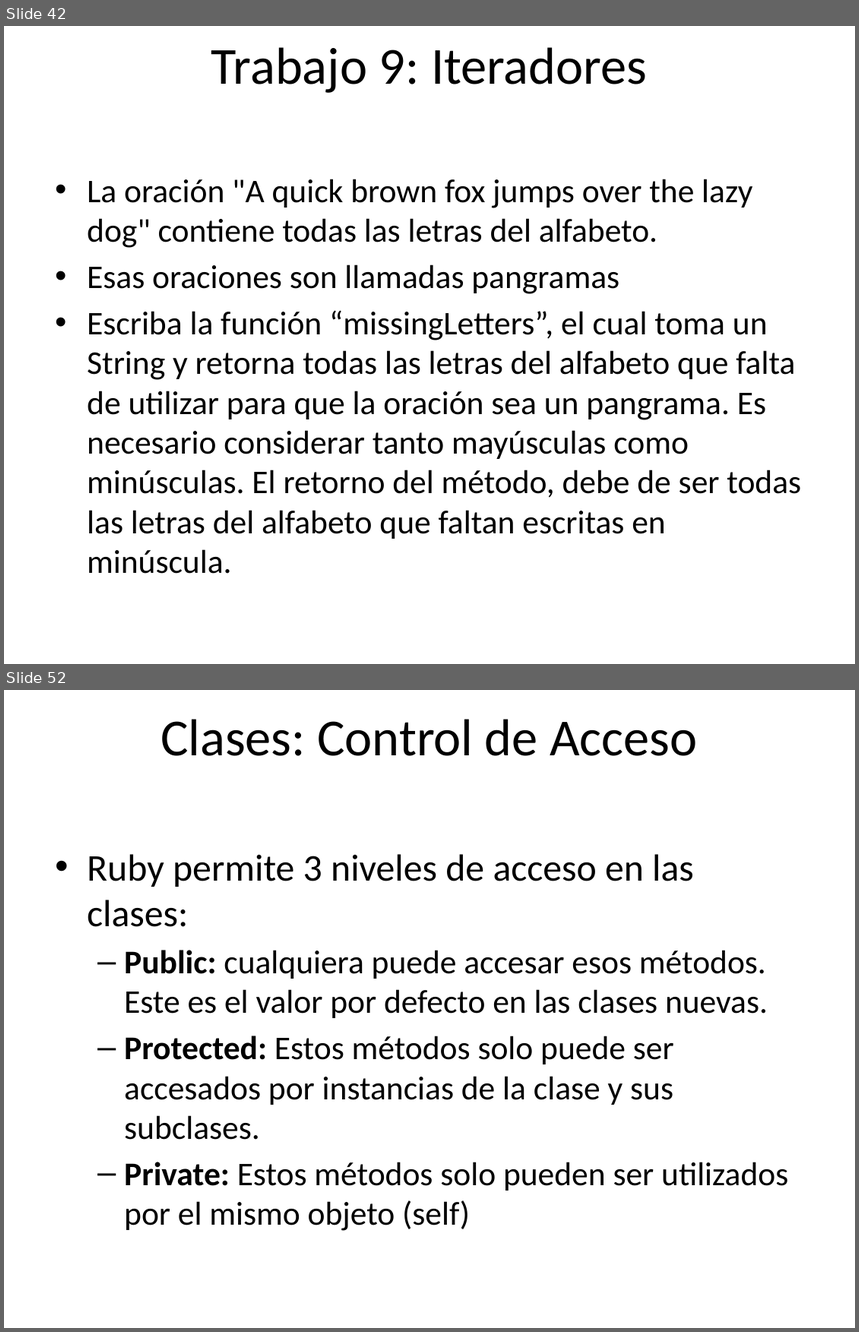
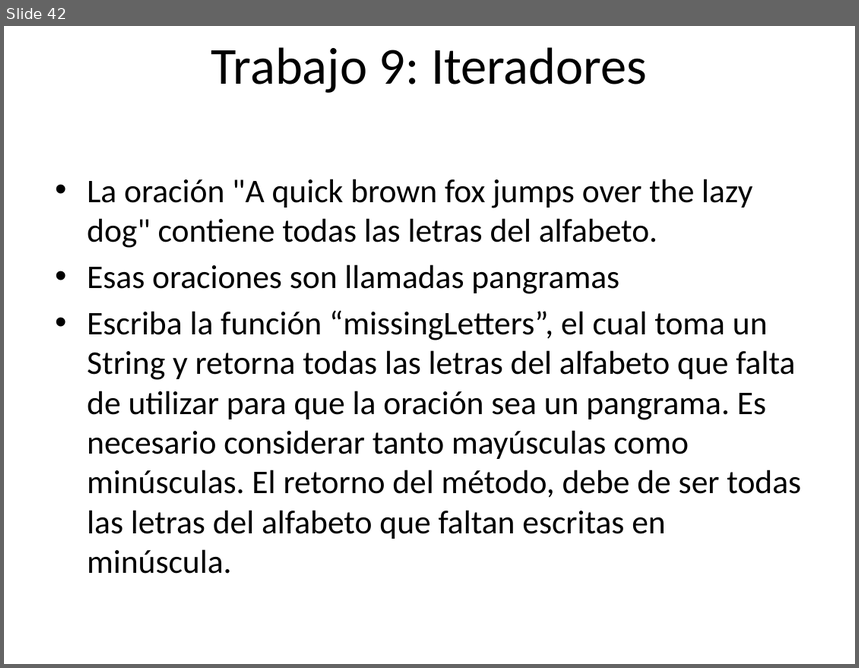
Before and after one commit to rarodriguez/curso_rails, a slide deck: presentaciones/Clase 1-Introduccion a Ruby.pptx. Shown one above the other, each under a label of ours: slides 42 and 52 before the commit, slide 42 after it; the slides between them are not shown. The pictures are 859x1332 and 859x668 pixels, drawn with LibreOffice and Linux fonts; fonts in the diff are those of the drawing; background and template pictures are left out. Boxes give left, top, right and bottom in pixels: in the first picture for what was removed or moved away, otherwise in the second. Text is boxed around its words. In the diff, an @@ line names an element or a change of style, - is before the commit and + after.

Commit message:
Agregando el codigo de ejemplo del trabajo en clase y la plantilla de la presentacion que vamos a ver en la clase 2

```diff
--- a/presentaciones/Clase 1-Introduccion a Ruby.pptx
+++ b/presentaciones/Clase 1-Introduccion a Ruby.pptx
@@ slide 52 removed at [4, 690, 855, 1328], background picture (left out) @@
@@ title removed at [161, 719, 697, 756] @@
-Clases: Control de Acceso
@@ text removed at [87, 854, 788, 1231] @@
-• Ruby permite 3 niveles de acceso en las clases:
-  – Public: cualquiera puede accesar esos métodos. Este es el valor por defecto en las clases nuevas.
-  – Protected: Estos métodos solo puede ser accesados por instancias de la clase y sus subclases.
-  – Private: Estos métodos solo pueden ser utilizados por el mismo objeto (self)
```
Also in this commit, not shown: 1 slide changed, 26 other slides removed, 2 other files.
